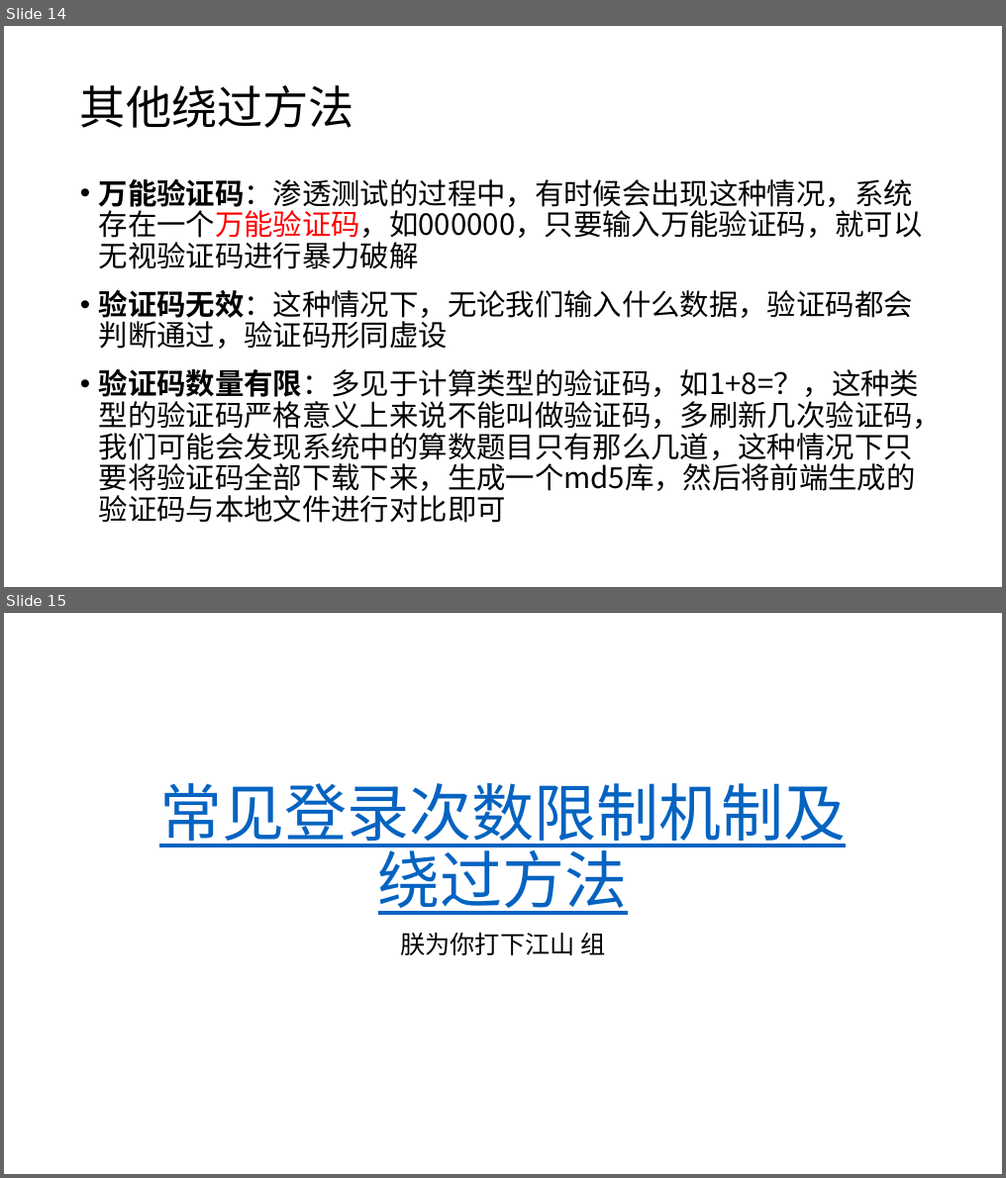
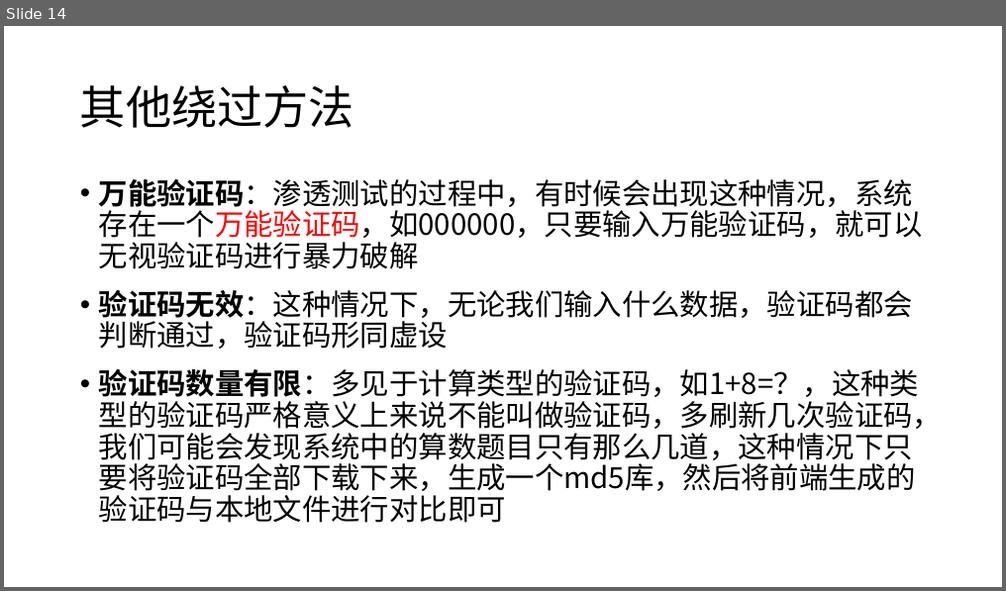
Before and after one commit to RiskySignal/Web-Security-Project, a slide deck: document/验证码绕过技术原理.pptx. Shown one above the other, each under a label of ours: slides 14 and 15 before the commit, slide 14 after it. The pictures are 1006x1178 and 1006x591 pixels, drawn with LibreOffice and Linux fonts; fonts in the diff are those of the drawing. Boxes give left, top, right and bottom in pixels: in the first picture for what was removed or moved away, otherwise in the second. Text is boxed around its words. In the diff, an @@ line names an element or a change of style, - is before the commit and + after.

```diff
--- a/document/验证码绕过技术原理.pptx
+++ b/document/验证码绕过技术原理.pptx
@@ slide 15 removed at [4,613,1002,1174], background #FFFFFF @@
@@ title removed at [159,783,846,915] @@
-常见登录次数限制机制及绕过方法
@@ subtitle removed at [400,932,605,956] @@
-朕为你打下江山 组
```
Also in this commit, not shown: 2 other files.
